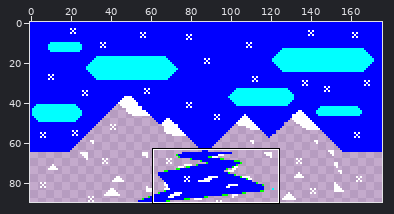
Sprite sheet: AFBWeatherland/0050.png. Above, an overview of the earlier version with the close-up marked.
Close-up. As it was:
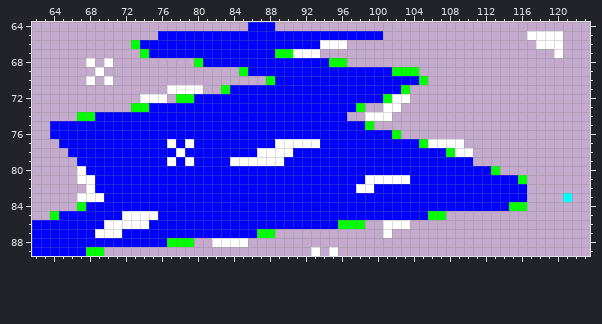
The file is 176x90 pixels. Shown: x 62..123, y 64..89. The commit also changed other parts of the picture, which this record leaves out.
The same view after the edit:
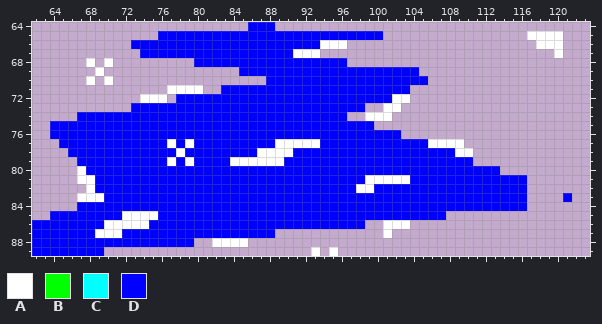
Palette (. is transparent): A #ffffff  B #00ff00  C #00ffff  D #0000ff
Edits made:
The edit turns colour B into colour D in row 66 at x 73; in row 67 at x 74 and 89 to 90; in row 68 at x 80 and 95 to 96; in row 69 at x 85 and 102 to 104; in row 70 at x 88 and 105; in row 71 at x 83 and 103.
The edit turns colour B into colour D in row 72 at x 78 to 79 and 101; in row 73 at x 73 to 74 and 98; in row 74 at x 67 to 68; in row 75 at x 99; in row 76 at x 102; in row 77 at x 105.
The edit turns colour B into colour D in row 78 at x 108; in row 80 at x 113; in row 81 at x 116; in row 84 at x 67 and 115 to 116; in row 85 at x 64 and 106 to 107; in row 86 at x 96 to 98.
The edit turns colour B into colour D in row 87 at x 87 to 88; in row 88 at x 77 to 79; in row 89 at x 68 to 69.
The edit turns colour C into colour D in row 83 at x 121.
